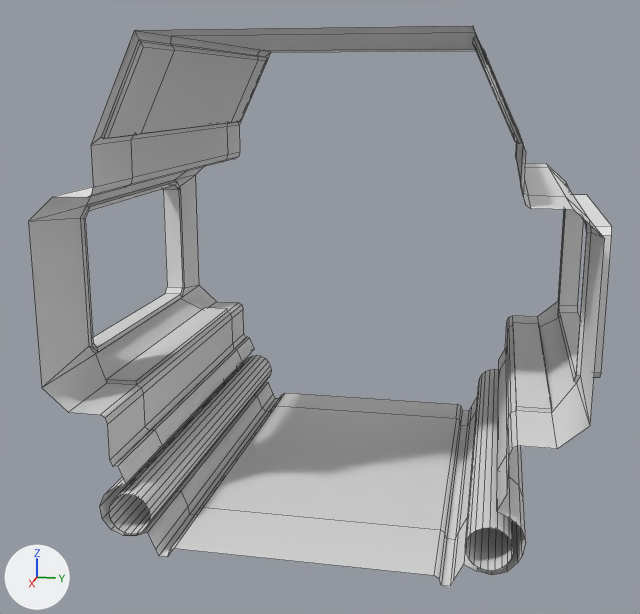
What one commit did to the OBJ model Assets/Models/Dry dock models/space corridor.obj.
One viewpoint serves both versions: a 50 mm camera at (25.31, 4.38, 5.14) aimed at (0.39, -0.6, -1.09). Every picture has the same lights, and +X, +Y and +Z are marked at lower left. Mesh edges are drawn as thin lines. Where no turn or scale is listed for an object, it has been applied to the vertices. Vertices at the same position are counted once.

Before the edit, the objects in view are built like this:
```python
mat_initialshadinggroup = principled_material('initialShadingGroup')
mat_initialshadinggroup.base_color = (0.8, 0.8, 0.8)  # white #e7e7e7
mat_initialshadinggroup.roughness = 1.0
me_space_corridor = bpy.data.meshes.new('space corridor')
me_space_corridor.from_pydata(...)  # 428 vertices, 327 faces; spans x -6.12..6.12, y -7.11..7.11, z -6.4..6.4
me_space_corridor.materials.append(mat_initialshadinggroup)  # white #e7e7e7
ob_space_corridor = bpy.data.objects.new('space corridor', me_space_corridor)
ob_space_corridor.location = (0.0, 0.0, 0.0)
```
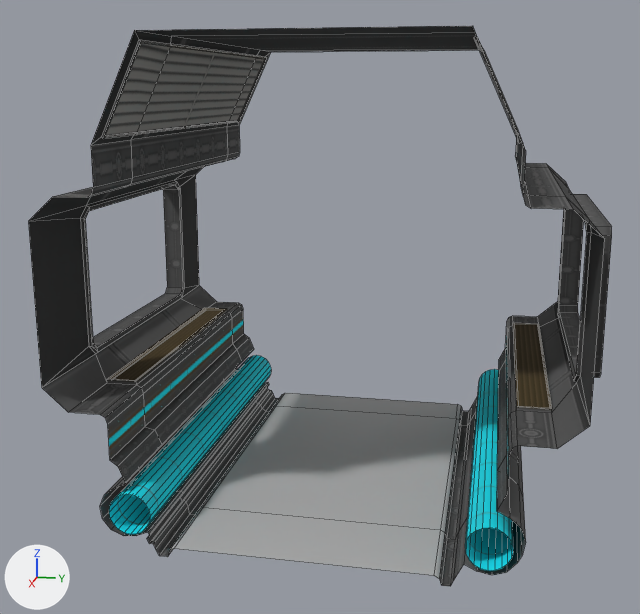
Pixel boxes (x1, y1, x2, y2) of what changed, in the pictures (640 x 614 px):
'space corridor', recoloured, reshaped
    both: (29, 26, 612, 587)
part 1 of me_space_corridor, built on
    before: (103, 39, 552, 549)
    after: (103, 41, 552, 549)
part 2 of me_space_corridor, recoloured (grey to black)
    both: (29, 26, 612, 587)

What the commit changed:
Picture 'scifiPlane_SciFiTrim_AlbedoTransparency.png' (img_scifiplane_scifitrim_albedotransparency_png) is new.
Material 'initialShadingGroup' (mat_initialshadinggroup) changes colour from white #e7e7e7 to grey #bcbcbc; in linear values from (0.8, 0.8, 0.8) to (0.5, 0.5, 0.5).
Material 'lambert2SG' (mat_lambert2sg) is new.
Its texture is img_scifiplane_scifitrim_albedotransparency_png.
Its roughness is 1.0.
me_space_corridor is used by ob_space_corridor; location (0.0, 0.0, 0.0).
me_space_corridor had 428 vertices, 327 faces and spanned x -6.12..6.12, y -7.11..7.11, z -6.4..6.4.
me_space_corridor now has 500 vertices, 394 faces and spans x -6.12..6.12, y -7.11..7.11, z -6.4..6.4.
Part 1, on me_space_corridor:
16 vertices are removed from x -6.09..6.03, y -4.78..4.69, z -4.5..6.08.
38 faces are deleted.
12 vertices move from x -6.09..6.03, y -4.73..4.69, z -4.01..6.08 to x -6.09..6.03, y -4.71..4.76, z -4.47..6.16.
80 vertices are added at x -6.09..6.03, y -5.83..5.89, z -6.1..6.16.
8 new vertices lie (8.06, 0.0, 0.0) away from vertices in x -4.48, y -4.74..4.8, z 4.07..6.16.
105 new faces join them, mat_lambert2sg (picture img_scifiplane_scifitrim_albedotransparency_png).
me_space_corridor part 2: 283 faces spanning x -6.12..6.12, y -7.11..7.11, z -6.4..6.4 switch from mat_initialshadinggroup (white #e7e7e7) to mat_lambert2sg (picture img_scifiplane_scifitrim_albedotransparency_png).
